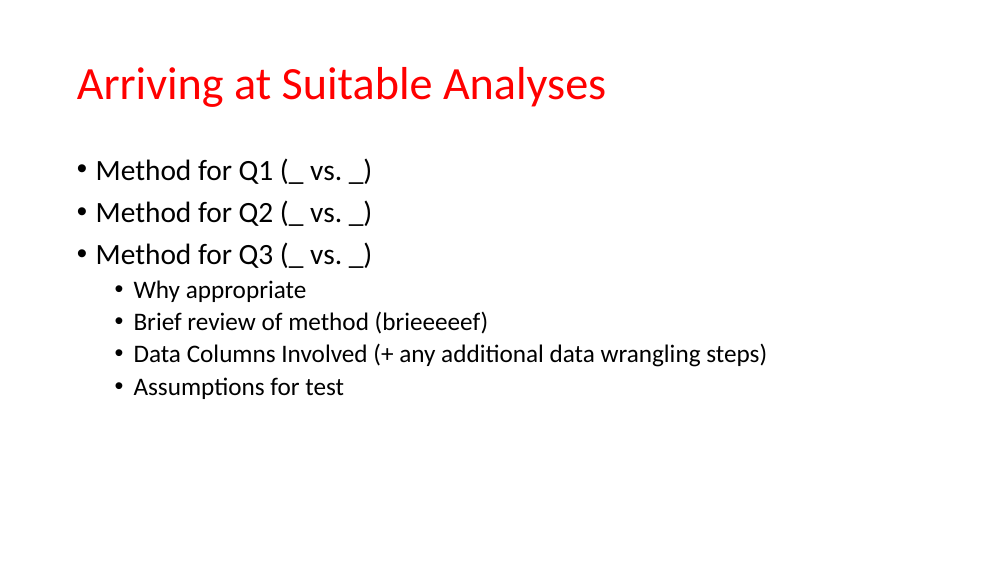
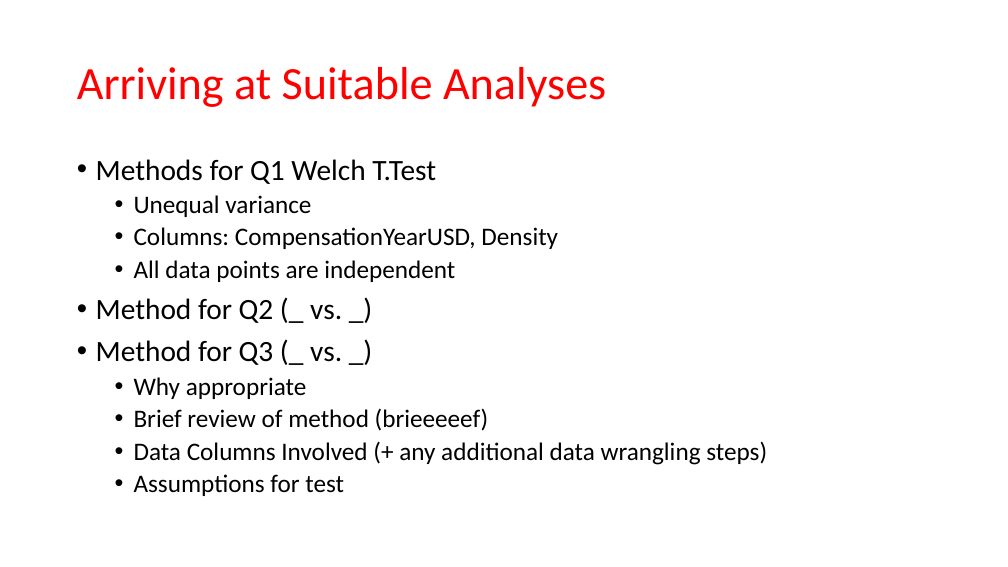
Before and after one commit to MatthewCodes/557_Final_Project, a slide deck: slide 7 of Presentation/Final Presentation.pptx. Drawn at 1008x567 pixels with LibreOffice and Linux fonts; fonts in the diff are those of the drawing. Boxes give left, top, right and bottom in pixels: in the first picture for what was removed or moved away, otherwise in the second. Text is boxed around its words. In the diff, an @@ line names an element or a change of style, - is before the commit and + after.

Commit message:
Some slide work

```diff
--- a/Presentation/Final Presentation.pptx
+++ b/Presentation/Final Presentation.pptx
@@ text at box(96, 159, 558, 282): text changed; size 28 to 24 pt @@
-• Method for Q1 (_ vs. _)
+• Methods for Q1 Welch T.Test
+  • Unequal variance
+  • Columns: CompensationYearUSD, Density
+  • All data points are independent
```
Also in this commit, not shown: 2 other slides changed, 2 slides added, 1 slide removed, 5 other files.
